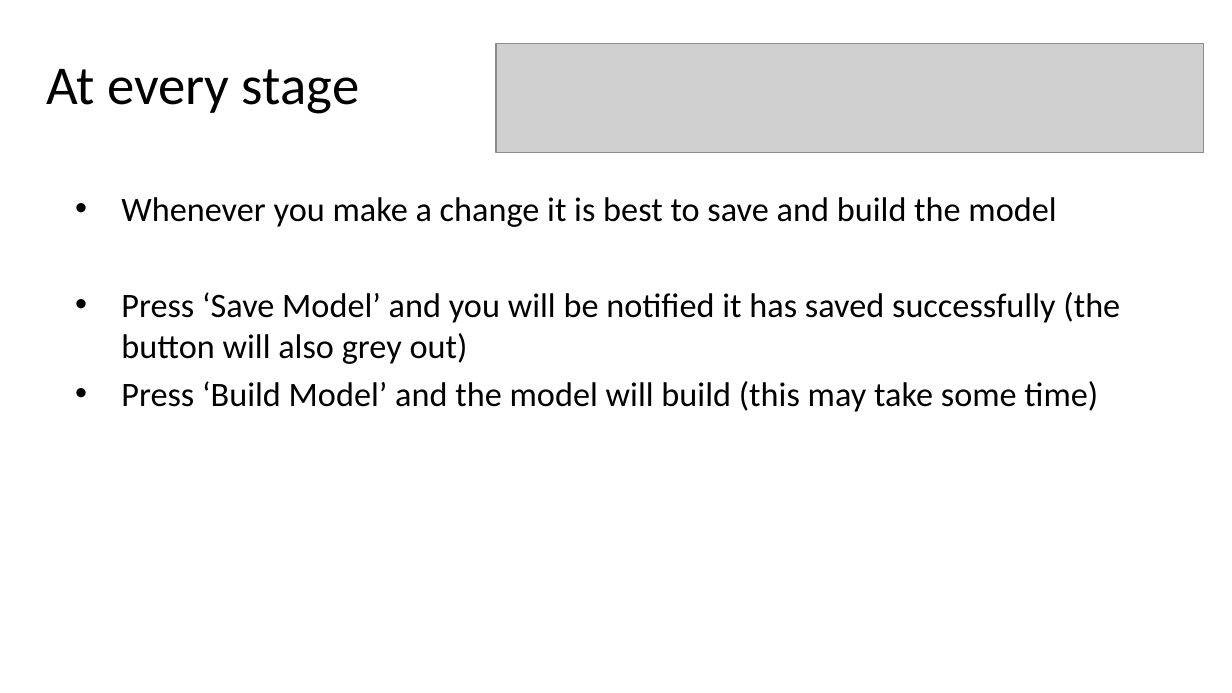
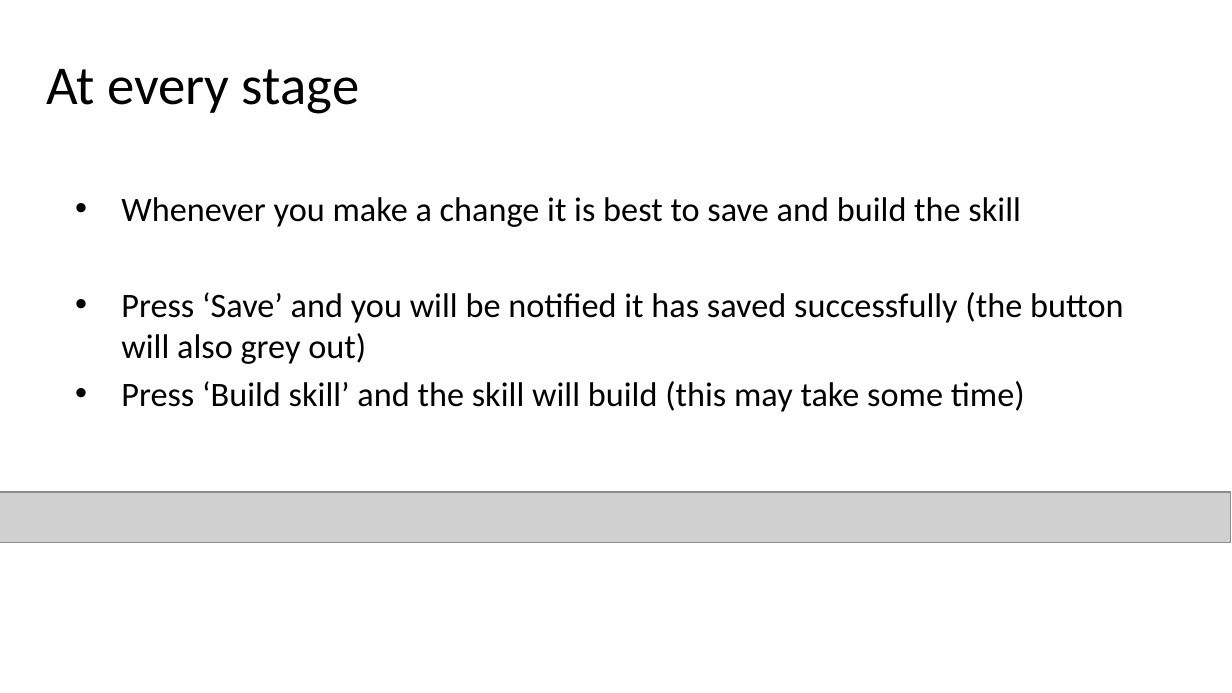
Before and after one commit to fi67/startPoint, a slide deck: slide 33 of rpsc2023.pptx. Drawn at 1232x693 pixels with LibreOffice and Linux fonts; fonts in the diff are those of the drawing; grey boxes stand for pictures; background and template pictures are left out. Boxes give left, top, right and bottom in pixels: in the first picture for what was removed or moved away, otherwise in the second. Text is boxed around its words. In the diff, an @@ line names an element or a change of style, - is before the commit and + after.

```diff
--- a/rpsc2023.pptx
+++ b/rpsc2023.pptx
@@ picture removed at [496, 43, 1204, 152] @@
@@ text at [121, 197, 1123, 412]: text changed @@
-• Whenever you make a change it is best to save and build the model
-• Press ‘Save Model’ and you will be notified it has saved successfully (the button will also grey out)
-• Press ‘Build Model’ and the model will build (this may take some time)
+• Whenever you make a change it is best to save and build the skill
+• Press ‘Save’ and you will be notified it has saved successfully (the button will also grey out)
+• Press ‘Build skill’ and the skill will build (this may take some time)
@@ picture added at [0, 492, 1231, 542] @@
```
Also in this commit, not shown: 9 other slides changed, 1 slide added, 1 slide removed, 1 other file.
